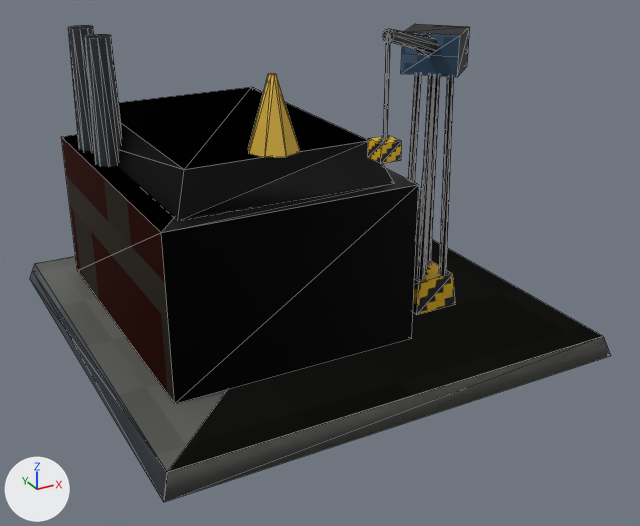
The glTF model rust-ra2/assets/models/soviet_conyard.glb as it was, and as the next commit left it.
The view is the same before and after, from a 50 mm lens placed at (-4.55, -8.93, 5.09), pointed at (0.06, -0.55, 0.9). The axes (+X, +Y, +Z) are drawn at lower left. The lights are the same throughout. The older version comes first. Mesh edges are drawn as thin lines. Where no turn or scale is listed for an object, it has been applied to the vertices. Vertices at exactly the same position are counted once.

Objects in the first picture: 'Hull', 'Hull_LOD1'.
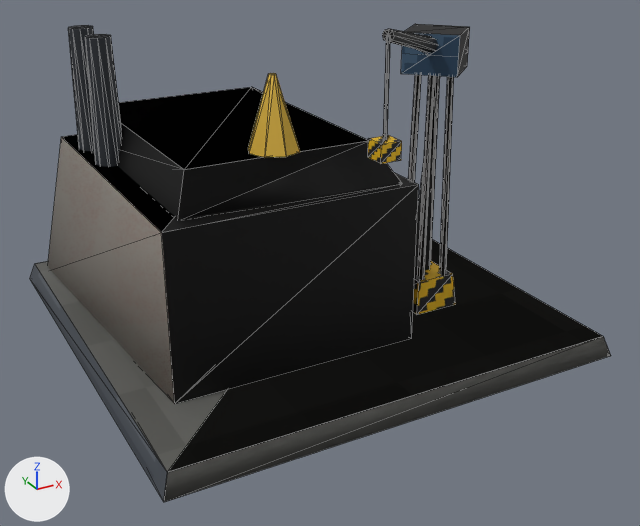
The change, as a list of edits to the scene's bpy script:
```text
Change me_hull_lod1_mesh:
    used by ob_hull_lod1; location = (0.0, 0.0, 0.0)
    remove me_hull_lod1_mesh.from_pydata(...)  # 44 vertices, 47 faces; spans x -2.7..2.7, y -2.7..2.7, z 0.0..3.86
    add me_hull_lod1_mesh.from_pydata(...)  # 40 vertices, 47 faces; spans x -2.7..2.7, y -2.7..2.7, z 0.0..3.86
    me_hull_lod1_mesh part 1
    10 vertices are removed from x -2.66..1.64, y -1.6..2.66, z 0.12..3.29
    29 faces are deleted
    6 vertices are added at (-2.5, 2.47, 0.16), (-1.85, 1.54, 1.82), (1.11, -0.85, 0.5), (0.55, -1.48, 2.07), (1.44, -0.85, 0.56), (1.42, -0.79, 3.19)
    29 new faces join them
```

Changed parts and their boxes (x1, y1, x2, y2) in the pictures (640 x 526 px; the box of a moved part takes in the faces that stretch with it):
'Hull_LOD1', reshaped
    before: (33, 48, 611, 502)
    after: (48, 50, 611, 502)
part 1 of me_hull_lod1_mesh, moved or reshaped
    before: (33, 48, 435, 499)
    after: (48, 50, 436, 404)
